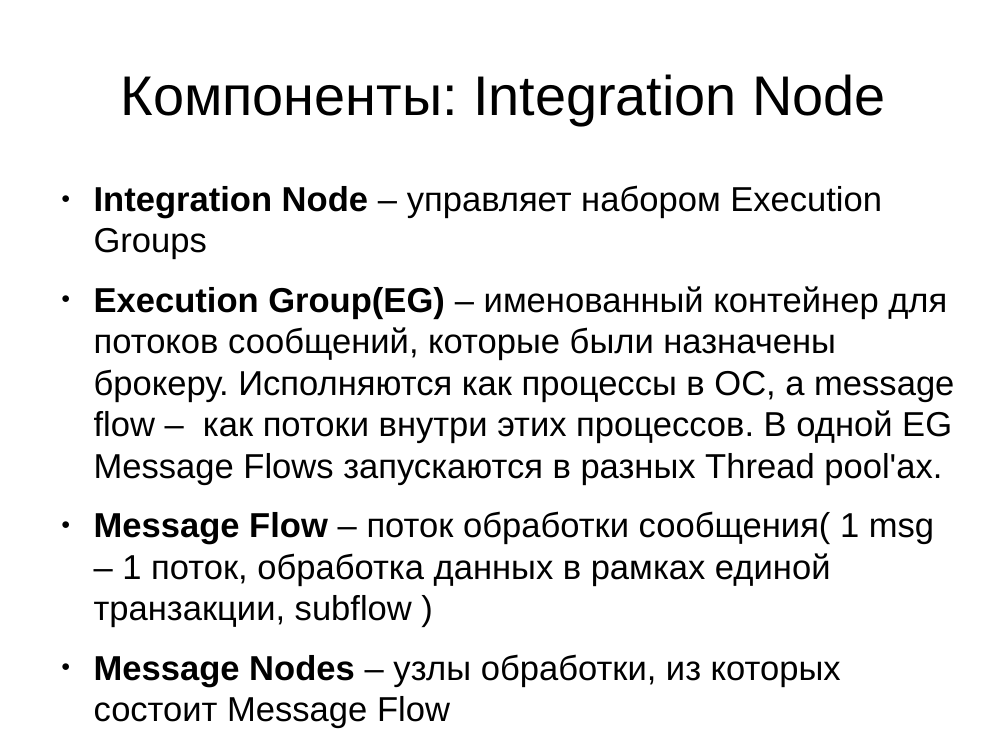
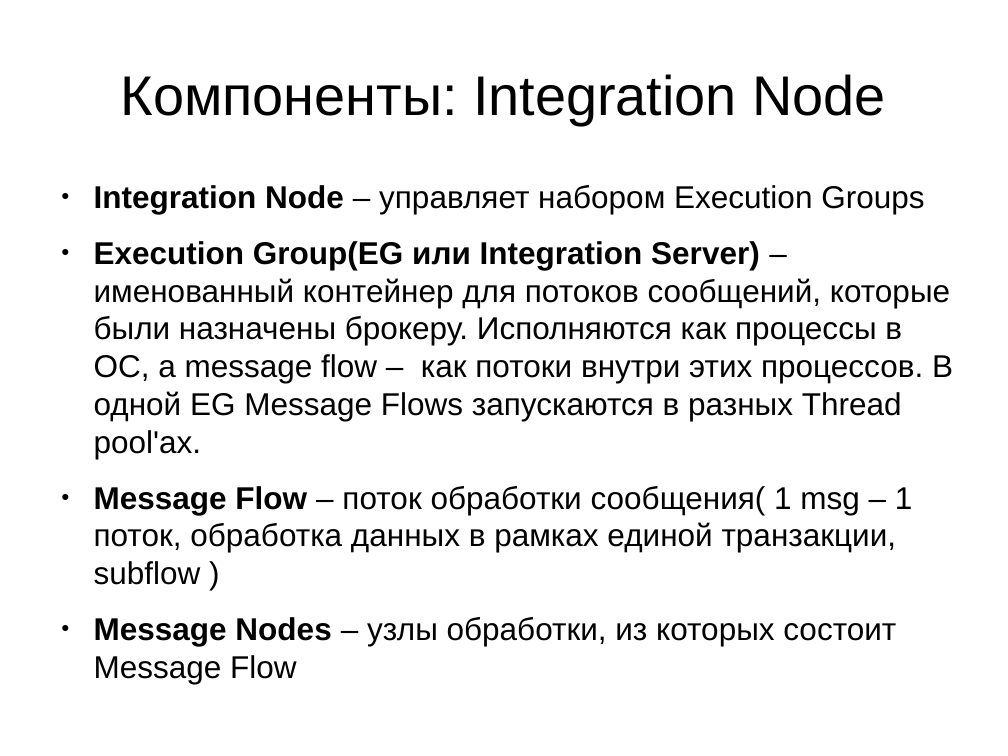
Before and after one commit to demonh1/wb, a slide deck: slide 6 of doc/iib_pr_for_eq.odp. Drawn at 1008x756 pixels with LibreOffice and Linux fonts; fonts in the diff are those of the drawing. Boxes give left, top, right and bottom in pixels: in the first picture for what was removed or moved away, otherwise in the second. Text is boxed around its words. In the diff, an @@ line names an element or a change of style, - is before the commit and + after.

Commit message:
fix text

```diff
--- a/doc/iib_pr_for_eq.odp
+++ b/doc/iib_pr_for_eq.odp
@@ text at <box>94,185,924,684</box>: size 27.2 to 24.8 pt in "Integration Node – управляет набором Execution Groups", "Message Flow – поток обработки сообщения( 1 ...", "Message Nodes – узлы обработки, из которых ..." @@
@@ text at <box>94,241,953,459</box>: text changed; size 27.2 to 24.8 pt @@
-● Execution Group(EG) – именованный контейнер для потоков сообщений, которые были назначены брокеру. Исполняются как процессы в ОС, а message flow – как потоки внутри этих процессов. В одной EG Message Flows запускаются в разных Thread pool'ах.
+● Execution Group(EG или Integration Server) – именованный контейнер для потоков сообщений, которые были назначены брокеру. Исполняются как процессы в ОС, а message flow – как потоки внутри этих процессов. В одной EG Message Flows запускаются в разных Thread pool'ах.
```
